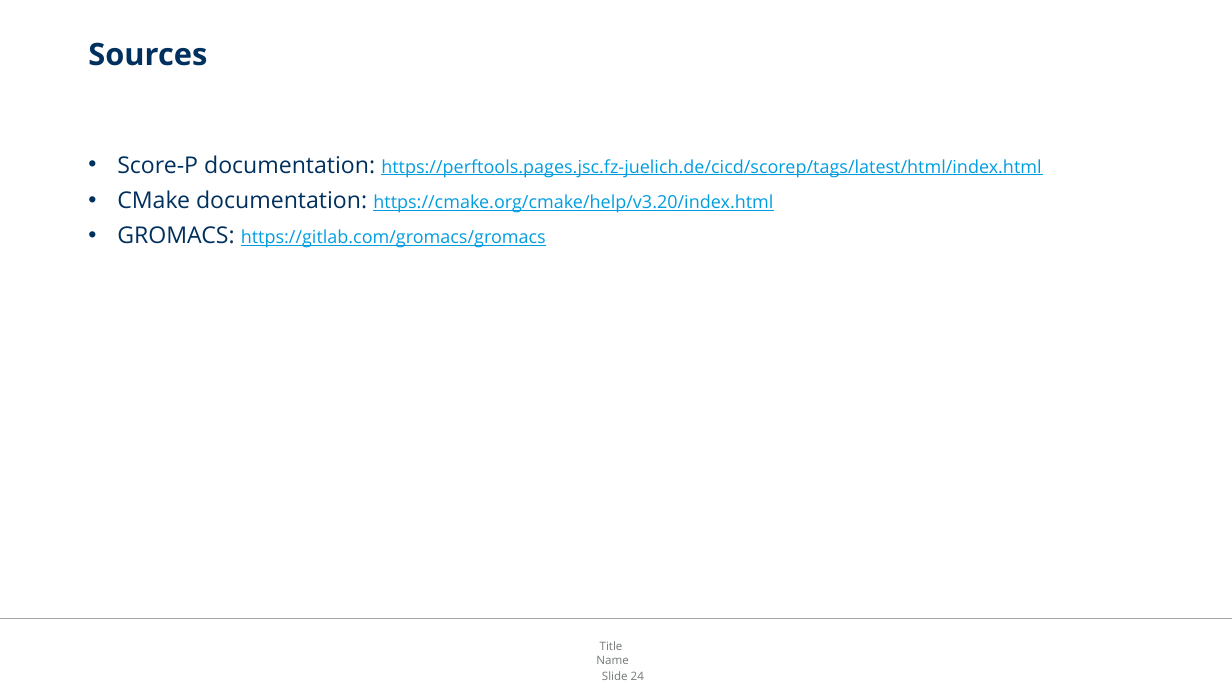
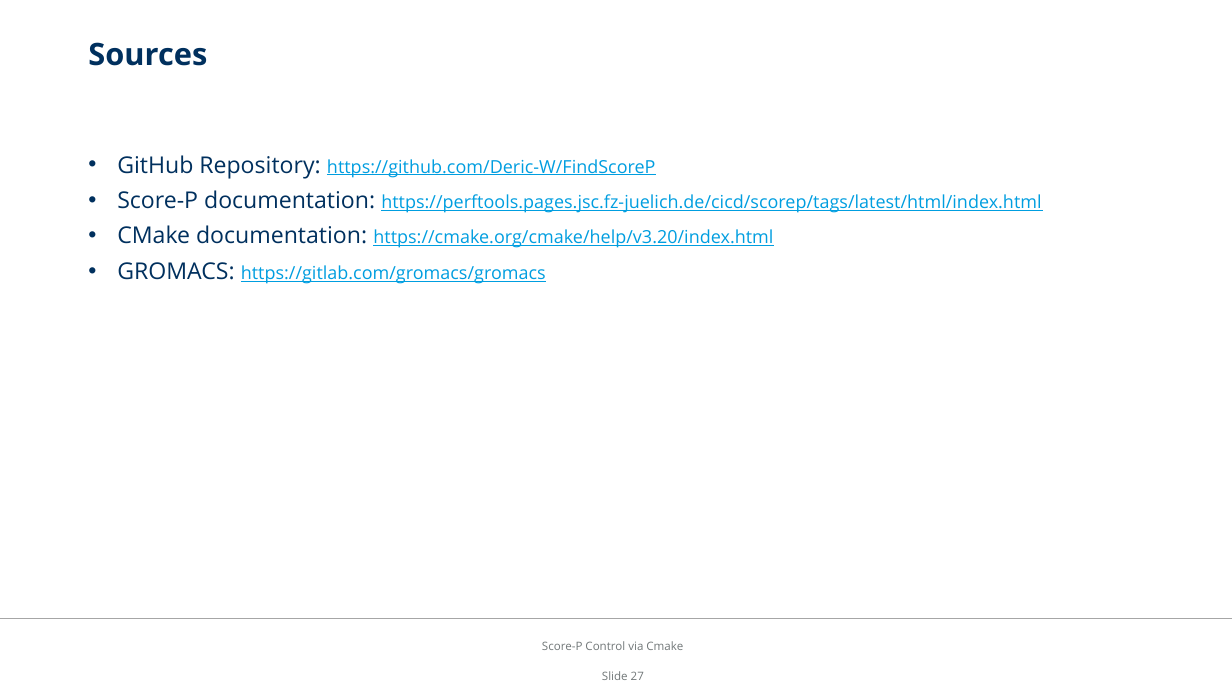
Before and after one commit to Deric-W/FindScoreP, a slide deck: slide 27 of paper/presentation.pptx (slide 24 before the commit). Drawn at 1232x693 pixels with LibreOffice and Linux fonts; fonts in the diff are those of the drawing; background and template pictures are left out. Boxes give left, top, right and bottom in pixels: in the first picture for what was removed or moved away, otherwise in the second. Text is boxed around its words. In the diff, an @@ line names an element or a change of style, - is before the commit and + after.

```diff
--- a/paper/presentation.pptx
+++ b/paper/presentation.pptx
@@ text at bbox=[117, 155, 656, 178]: paragraph added @@
+• GitHub Repository: https://github.com/Deric-W/FindScoreP
@@ text added at bbox=[542, 641, 683, 650], 9 pt, text #727879 @@
+Score-P Control via Cmake
@@ text removed at bbox=[596, 641, 628, 664] @@
-Title
-Name
@@ page number at bbox=[602, 671, 644, 680]: text changed @@
-Slide 24
+Slide 27
```
Also in this commit, not shown: 21 other slides changed, 4 slides added, 1 slide removed, 6 other files.
